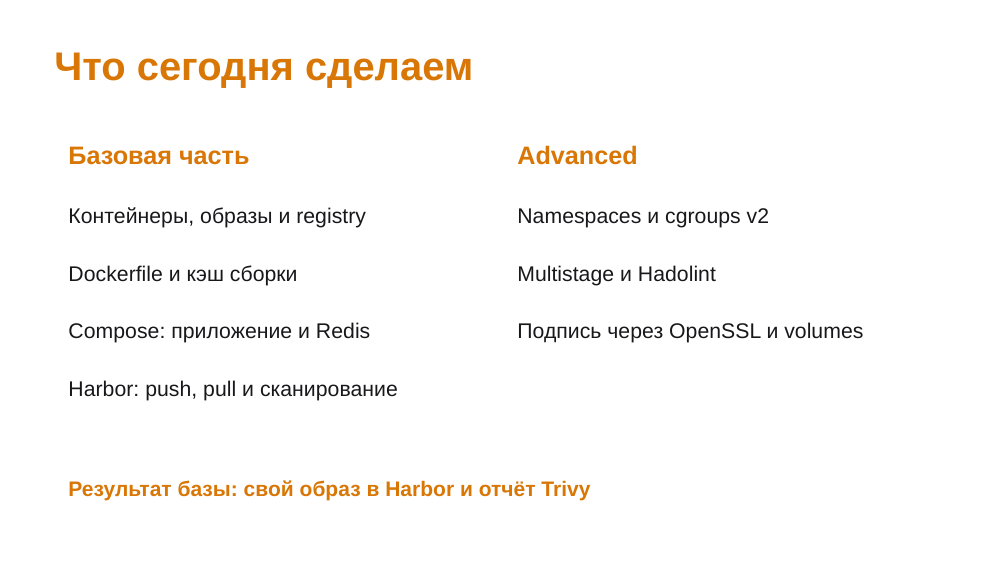
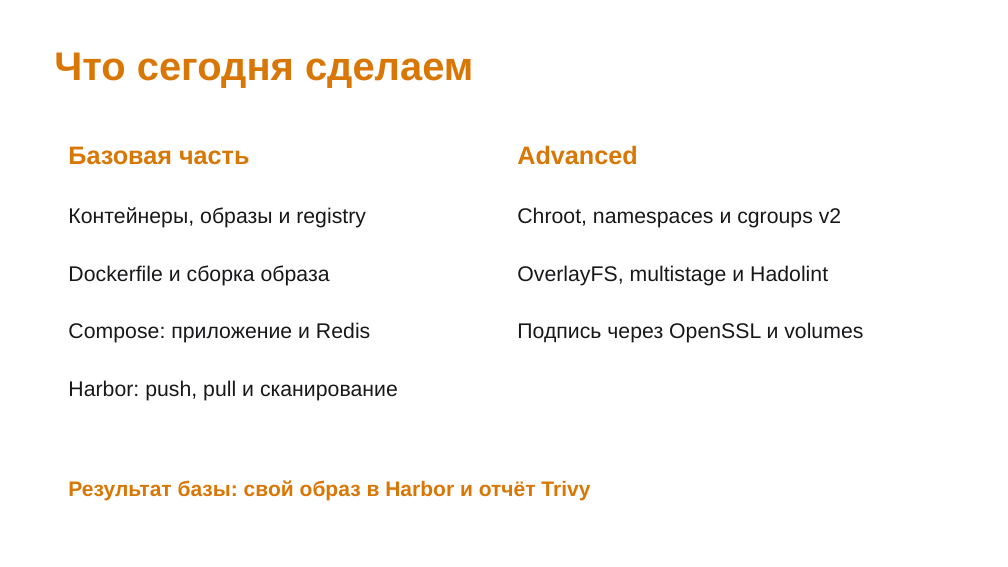
Before and after one commit to inview-club/docker-workshop, a slide deck: slide 5 of Клуб_DevOps_Docker_Harbor.pptx. Drawn at 1008x567 pixels with LibreOffice and Linux fonts; fonts in the diff are those of the drawing. Boxes give left, top, right and bottom in pixels: in the first picture for what was removed or moved away, otherwise in the second. Text is boxed around its words. In the diff, an @@ line names an element or a change of style, - is before the commit and + after.

```diff
--- a/Клуб_DevOps_Docker_Harbor.pptx
+++ b/Клуб_DevOps_Docker_Harbor.pptx
@@ text at bbox=[517, 207, 841, 228]: text changed @@
-Namespaces и cgroups v2
+Chroot, namespaces и cgroups v2
@@ text at bbox=[68, 265, 330, 286]: text changed @@
-Dockerfile и кэш сборки
+Dockerfile и сборка образа
@@ text at bbox=[517, 265, 828, 286]: text changed @@
-Multistage и Hadolint
+OverlayFS, multistage и Hadolint
```
Also in this commit, not shown: 17 other slides changed, 5 slides added, 5 slides removed, 6 other files.
